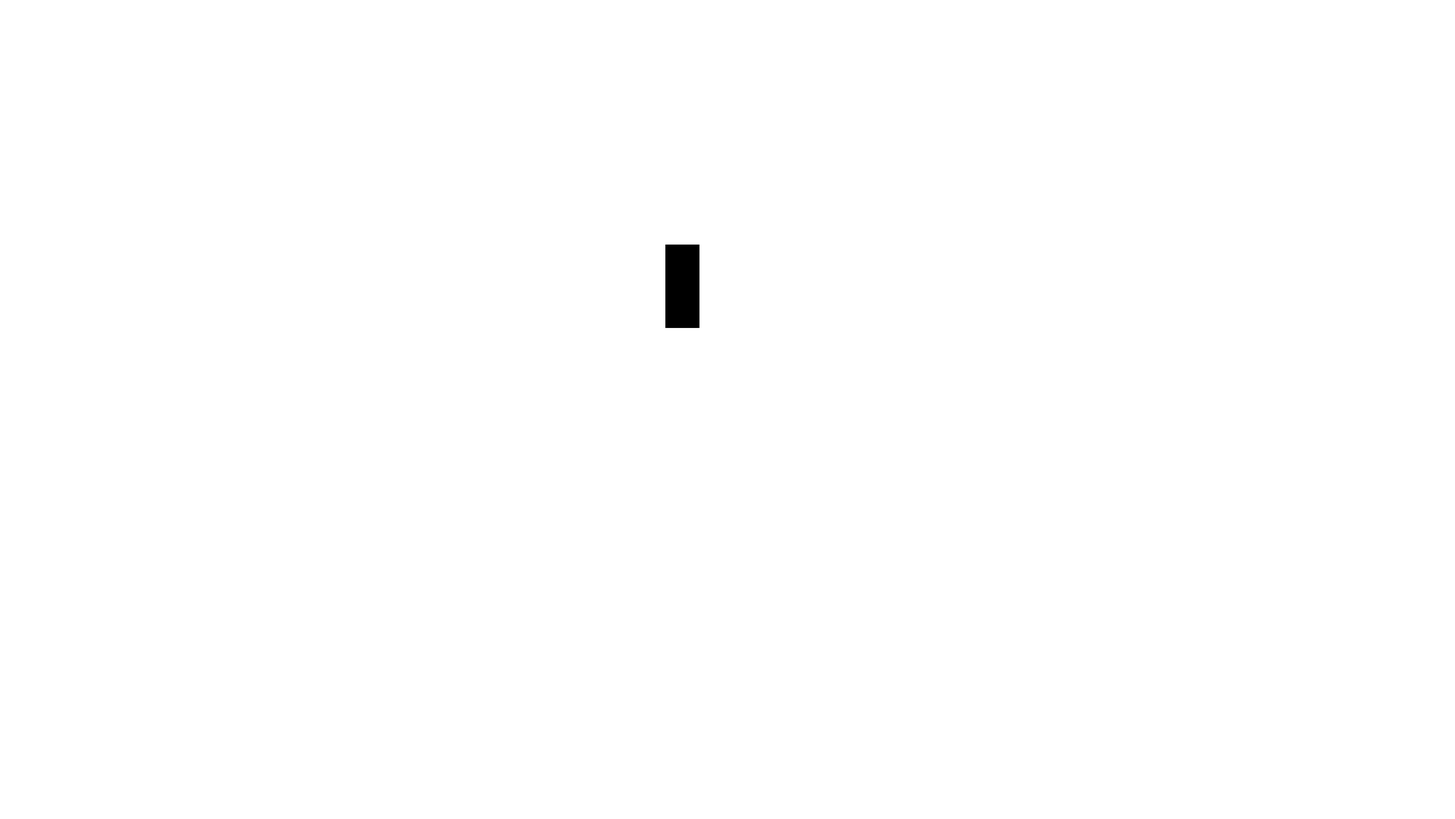
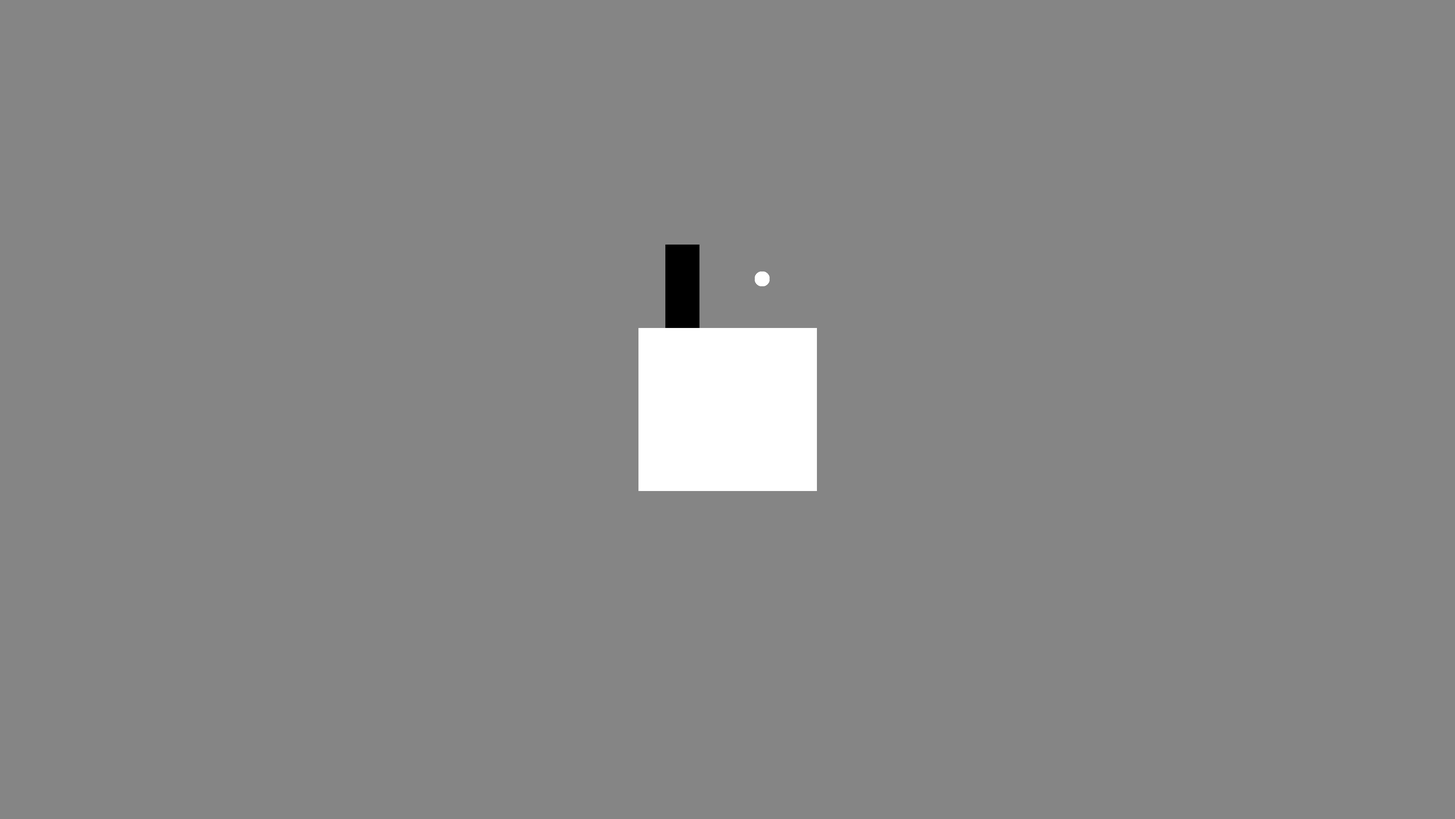
Before/after of a 1455 x 819 layered artwork. What changed in the layer stack:
added layer "Coin" above "Player" over [754, 271, 770, 287]
showed "Background", painted on it over [0, 0, 1455, 819]
